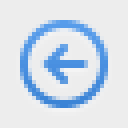
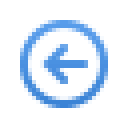
The second 128×128 image is a revision of the first. Changes to its layers:
painted on "200% icon-blue@2x.png, icon-blue.png" over [20, 20, 108, 108]
hid "example background" over [0, 0, 128, 128]
